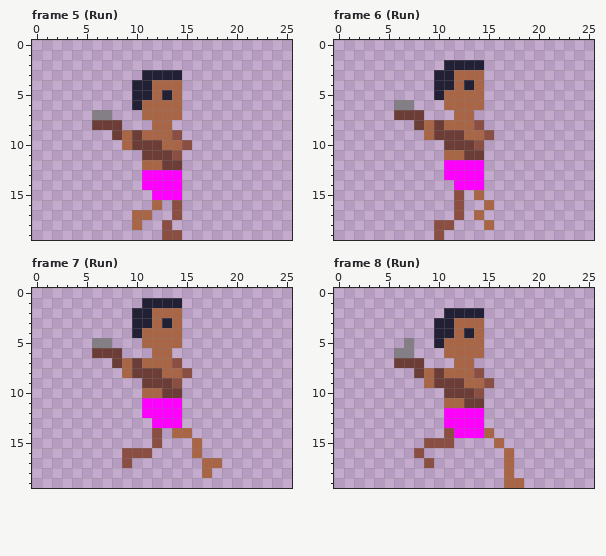
Edited in one commit: pixel-art file (Pixel Art/Units/Archer.ase). Above, as it was before the edit.
26x20 pixels, 32 frames. Shown: frame 5 (Run), frame 6 (Run), frame 7 (Run), frame 8 (Run). The commit also changed other frames, which this record leaves out.
Once edited:
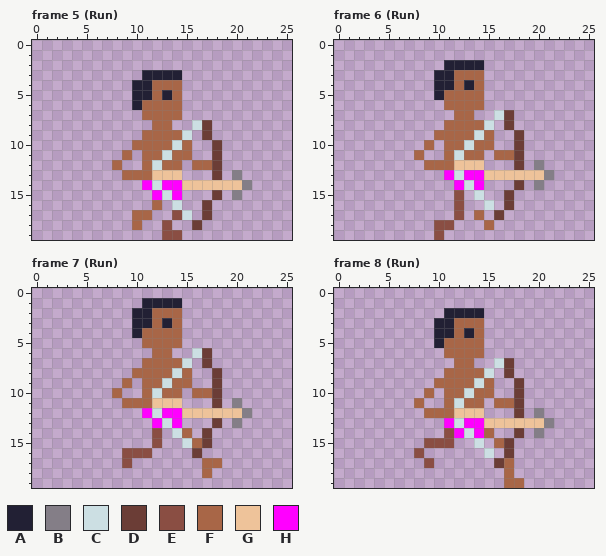
Palette (. is transparent): A #222034  B #847e87  C #ccdfe3  D #6b3d36  E #8a4e43  F #a86647  G #eec39a  H #ff00ff
Diff:
Changed rows in their new state; - is an unchanged pixel.
Frame 5 (Run), layer "Human":
first column x 6:
 7 ..--------------
 8 ...-------CD----
 9 --...---FC-D----
10 ---.FFF-CF--D---
11 ---F-FFCFF--D---
12 --F---CFF-FFD---
13 ---FFFGGG---D-B-
14 ------C--GGGGGGB
15 -------C----D-B-
16 --------C--D----
17 ---------C-D----
18 ----------D-----
Frame 6 (Run), layer "Human":
first column x 6:
 6 ..--------------
 7 ...-------CD----
 8 --...---FC-D----
 9 ---.FFF-CF--D---
10 ---F-FFCFF--D---
11 --F---CFF-FFD---
12 ---FFFGGG---D-B-
13 ------C--GGGGGGB
14 -------C----D-B-
15 --------C--D----
16 ---------C-D----
17 ----------D-----
Frame 7 (Run), layer "Human":
first column x 6:
 5 ..--------------
 6 ...-------CD----
 7 --...---FC-D----
 8 ---.FFF-CF--D---
 9 ---F-FFCFF--D---
10 --F---CFF-FFD---
11 ---FFFGGG---D-B-
12 ------C--GGGGGGB
13 -------C----D-B-
14 --------C--D----
15 ---------C-D----
16 ----------D-----
Frame 8 (Run), layer "Human":
first column x 6:
 5 -.--------------
 6 ..--------------
 7 ...-------CD----
 8 --...---FC-D----
 9 ---.FFF-CF--D---
10 ---F-FFCFF--D---
11 --F---CFF-FFD---
12 ---FFFGGG---D-B-
13 ------C--GGGGGGB
14 -------C----D-B-
15 --------C--D----
16 ---------C-D----
17 ----------D-----
Boxes around the changes in both pictures, in picture pixels (x1, y1, x2, y2):
changed: (92, 110, 252, 230)
changed: (394, 100, 554, 220)
changed: (92, 338, 252, 458)
changed: (394, 338, 554, 468)
